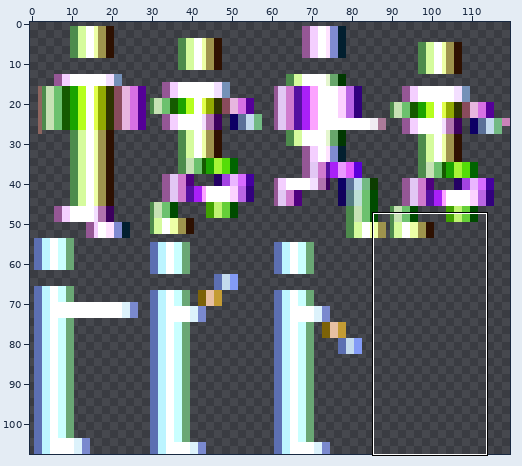
Two states of a sprite sheet, assets/images/player.png. Above: a wide view before the commit, with the close-up outlined.
Close-up. First the earlier version:
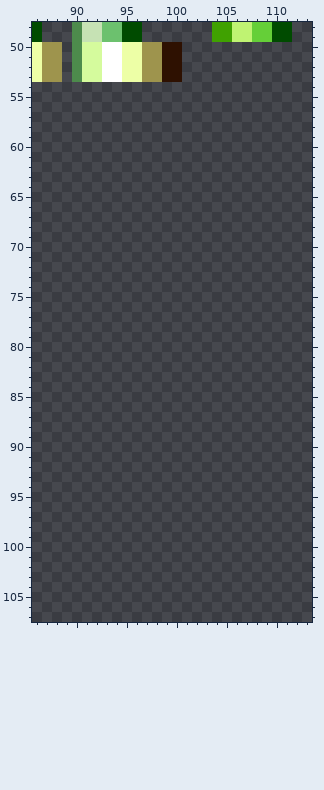
The file is 120x108 pixels. Colours within 5 levels of each other are drawn and written as one. Shown: x 86..113, y 48..107.
And afterwards:
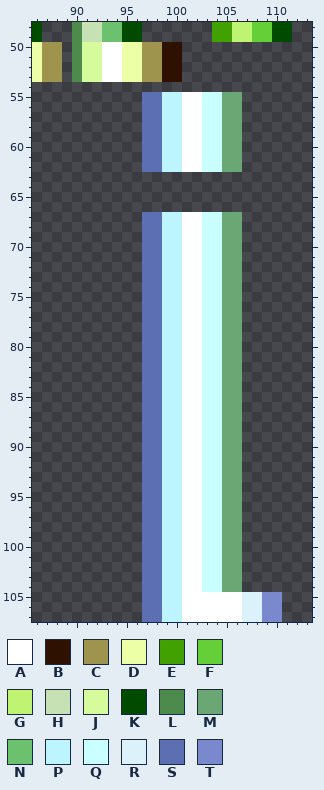
Palette (. is transparent): A #ffffff  B #2e1101  C #9e944d  D #edffa6  E #40a101  F #65cf38  G #bff372  H #c6e2b4  J #d5fb9d  K #004b00  L #4d8b4c  M #6aa775  N #6cc16e  P #bcf4ff  Q #caffff  R #dcf2fb  S #5c6fb2  T #7a89ce
Change:
Changed rows in their new state; - is an unchanged pixel.
first column x 97:
 55 SSPPAAQQMM
 56 SSPPAAQQMM
 57 SSPPAAQQMM
 58 SSPPAAQQMM
 59 SSPPAAQQMM
 60 SSPPAAQQMM
 61 SSPPAAQQMM
 62 SSPPAAQQMM
first column x 97:
 67 SSPPAAQQMM----
 68 SSPPAAQQMM----
 69 SSPPAAQQMM----
 70 SSPPAAQQMM----
 71 SSPPAAQQMM----
 72 SSPPAAQQMM----
 73 SSPPAAQQMM----
 74 SSPPAAQQMM----
 75 SSPPAAQQMM----
 76 SSPPAAQQMM----
 77 SSPPAAQQMM----
 78 SSPPAAQQMM----
 79 SSPPAAQQMM----
 80 SSPPAAQQMM----
 81 SSPPAAQQMM----
 82 SSPPAAQQMM----
 83 SSPPAAQQMM----
 84 SSPPAAQQMM----
 85 SSPPAAQQMM----
 86 SSPPAAQQMM----
 87 SSPPAAQQMM----
 88 SSPPAAQQMM----
 89 SSPPAAQQMM----
 90 SSPPAAQQMM----
 91 SSPPAAQQMM----
 92 SSPPAAQQMM----
 93 SSPPAAQQMM----
 94 SSPPAAQQMM----
 95 SSPPAAQQMM----
 96 SSPPAAQQMM----
 97 SSPPAAQQMM----
 98 SSPPAAQQMM----
 99 SSPPAAQQMM----
100 SSPPAAQQMM----
101 SSPPAAQQMM----
102 SSPPAAQQMM----
103 SSPPAAQQMM----
104 SSPPAAQQMM----
105 SSPPAAAAAARRTT
106 SSPPAAAAAARRTT
107 SSPPAAAAAARRTT
